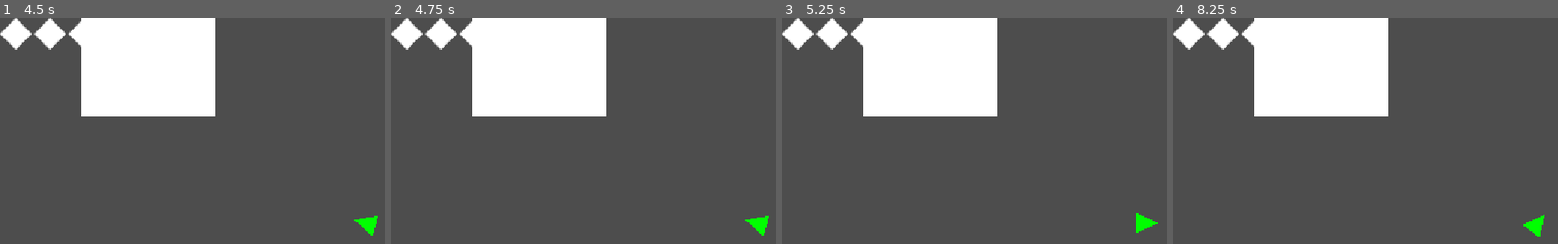
Above: before the commit, frames 1-4 (left to right).
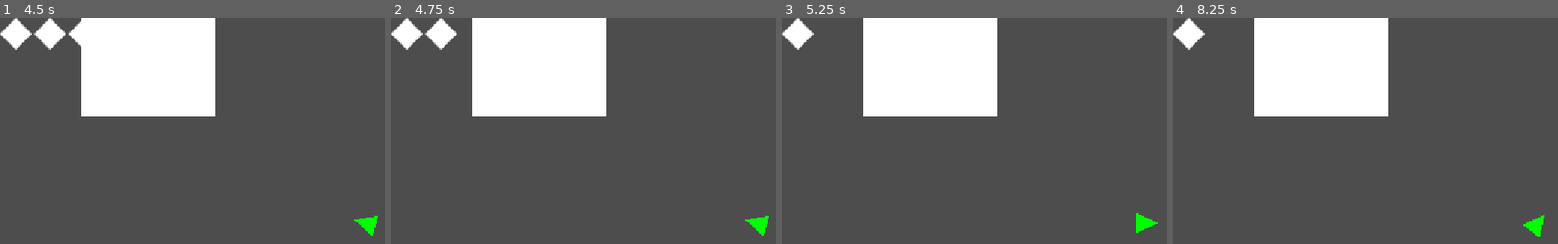
Above: after the commit, the same moments.

Repository: ARIA-source2010/shapez
Game: Godot game, scene res://scenes/main.tscn
Same seed, same stepped clock (60 frames per second), same inputs: the game is played once before the commit and once after it.
Inputs (mouse positions are in pixels of both pictures, inside the frame that each line leads up to):
- Up to frame 1 (4.5 s): tap Enter at 0.5, 2, 3.5 s; move the mouse to (outside the picture) at 0.52 s; tap A (a) at 0.6, 3.8, 4.35 s; tap Ctrl (ctrl) at 0.8, 1.35 s; tap Space at 1.25, 2.75, 4.25 s; move the mouse to (219, 243) at 1.27 s; tap D (d) at 1.55, 2.1 s; move the mouse to (outside the picture) at 2.02 s; tap S (s) at 2.3, 2.85 s; move the mouse to (outside the picture) at 2.77 s; tap W (w) at 3.05, 3.6 s; move the mouse to (outside the picture) at 3.52 s; move the mouse to (146, 162) at 4.27 s
- Up to frame 2 (4.75 s): tap Ctrl (ctrl) at 4.55 s
- Up to frame 3 (5.25 s): move the mouse to (outside the picture) at 5.02 s; tap Ctrl (ctrl) at 5.1 s
- Up to frame 4 (8.25 s): tap D (d) at 5.3, 5.85 s; move the mouse to (1427, 119) at 5.77 s; tap S (s) at 6.05, 6.6 s; move the mouse to (outside the picture) at 6.52 s; tap W (w) at 6.8, 7.35 s; move the mouse to (1392, 243) at 7.27 s; tap A (a) at 7.55, 8.1 s; move the mouse to (outside the picture) at 8.02 s

Frame 1 is identical in both runs. In frame 2, 0.2% of the frame differs, in the area x 17-22%, y 1-13%; in frame 3, 0.8%, in the area x 8-22%, y 0-15%; in frame 4, 0.8%.

Commit message:
Helath bar funzionante

Diff:
--- a/scenes/main.tscn
+++ b/scenes/main.tscn
@@ -2,7 +2,8 @@
 
 [ext_resource type="Script" uid="uid://d0bktaaw4rdai" path="res://scripts/globals/global_health.gd" id="1_0wfyh"]
 [ext_resource type="PackedScene" uid="uid://dw8170hq1kq56" path="res://scenes/player/player.tscn" id="1_o5qli"]
-[ext_resource type="PackedScene" uid="uid://ba5vq13h4vgev" path="res://scenes/player/ui.tscn" id="3_sugp2"]
+[ext_resource type="Script" uid="uid://dtnpxgu6myfw8" path="res://scripts/ui/health_bar.gd" id="3_jyhfs"]
+[ext_resource type="Texture2D" uid="uid://c8p7fnv36suo2" path="res://resources/images/health_point.png" id="4_tbgi4"]
 
 [sub_resource type="QuadMesh" id="QuadMesh_v88j6"]
 
@@ -23,4 +24,43 @@
 
 [node name="CanvasLayer" type="CanvasLayer" parent="." unique_id=771949087]
 
-[node name="ui" parent="CanvasLayer" unique_id=1070843860 instance=ExtResource("3_sugp2")]
+[node name="Control" type="Control" parent="CanvasLayer" unique_id=2040975384]
+layout_mode = 3
+anchors_preset = 15
+anchor_right = 1.0
+anchor_bottom = 1.0
+grow_horizontal = 2
+grow_vertical = 2
+
+[node name="health_bar" type="HBoxContainer" parent="CanvasLayer/Control" unique_id=310464468]
+unique_name_in_owner = true
+layout_mode = 1
+anchors_preset = -1
+anchor_right = 0.008017461
+anchor_bottom = 0.004762991
+offset_right = 256.7639
+offset_bottom = 46.91358
+grow_horizontal = 2
+grow_vertical = 2
+script = ExtResource("3_jyhfs")
+metadata/_edit_use_anchors_ = true
+
+[node name="1" type="TextureRect" parent="CanvasLayer/Control/health_bar" unique_id=2025453352]
+layout_mode = 2
+texture = ExtResource("4_tbgi4")
+
+[node name="2" type="TextureRect" parent="CanvasLayer/Control/health_bar" unique_id=2111154216]
+layout_mode = 2
+texture = ExtResource("4_tbgi4")
+
+[node name="3" type="TextureRect" parent="CanvasLayer/Control/health_bar" unique_id=124098937]
+layout_mode = 2
+texture = ExtResource("4_tbgi4")
+
+[node name="4" type="TextureRect" parent="CanvasLayer/Control/health_bar" unique_id=982665054]
+layout_mode = 2
+texture = ExtResource("4_tbgi4")
+
+[node name="5" type="TextureRect" parent="CanvasLayer/Control/health_bar" unique_id=1045726587]
+layout_mode = 2
+texture = ExtResource("4_tbgi4")
--- a/scenes/player/ui.tscn
+++ b/scenes/player/ui.tscn
@@ -1,7 +1,4 @@
 [gd_scene format=3 uid="uid://ba5vq13h4vgev"]
-
-[ext_resource type="Script" uid="uid://dtnpxgu6myfw8" path="res://scripts/ui/health_bar.gd" id="1_4hxr3"]
-[ext_resource type="Texture2D" uid="uid://c8p7fnv36suo2" path="res://resources/images/health_point.png" id="2_pko1k"]
 
 [node name="ui" type="Control" unique_id=1070843860]
 layout_mode = 3
@@ -10,33 +7,3 @@
 anchor_bottom = 1.0
 grow_horizontal = 2
 grow_vertical = 2
-
-[node name="health_bar" type="HBoxContainer" parent="." unique_id=1770143657]
-layout_mode = 1
-anchors_preset = -1
-anchor_right = 0.23090278
-anchor_bottom = 0.07716049
-grow_horizontal = 2
-grow_vertical = 2
-script = ExtResource("1_4hxr3")
-metadata/_edit_use_anchors_ = true
-
-[node name="1" type="TextureRect" parent="health_bar" unique_id=121733967]
-layout_mode = 2
-texture = ExtResource("2_pko1k")
-
-[node name="2" type="TextureRect" parent="health_bar" unique_id=401284015]
-layout_mode = 2
-texture = ExtResource("2_pko1k")
-
-[node name="3" type="TextureRect" parent="health_bar" unique_id=1436923737]
-layout_mode = 2
-texture = ExtResource("2_pko1k")
-
-[node name="4" type="TextureRect" parent="health_bar" unique_id=278012843]
-layout_mode = 2
-texture = ExtResource("2_pko1k")
-
-[node name="5" type="TextureRect" parent="health_bar" unique_id=1170765153]
-layout_mode = 2
-texture = ExtResource("2_pko1k")
--- a/scripts/globals/global_health.gd
+++ b/scripts/globals/global_health.gd
@@ -1,6 +1,4 @@
 extends Node
-
-
 
 @export var max_hp : int
 @export var current_hp : int
--- a/scripts/player/player.gd
+++ b/scripts/player/player.gd
@@ -8,6 +8,7 @@
 	#
 	if Input.is_action_just_pressed("ctrl"):
 		GlobalHealth.damage_player(1)
+		%health_bar.update_health(GlobalHealth.current_hp)
 		print(GlobalHealth.current_hp)
 	#
 
